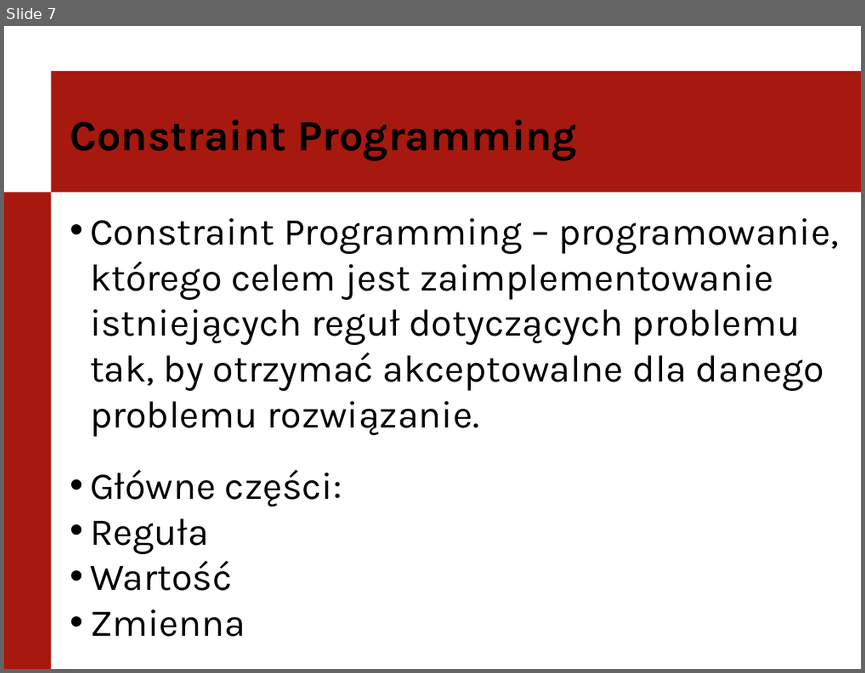
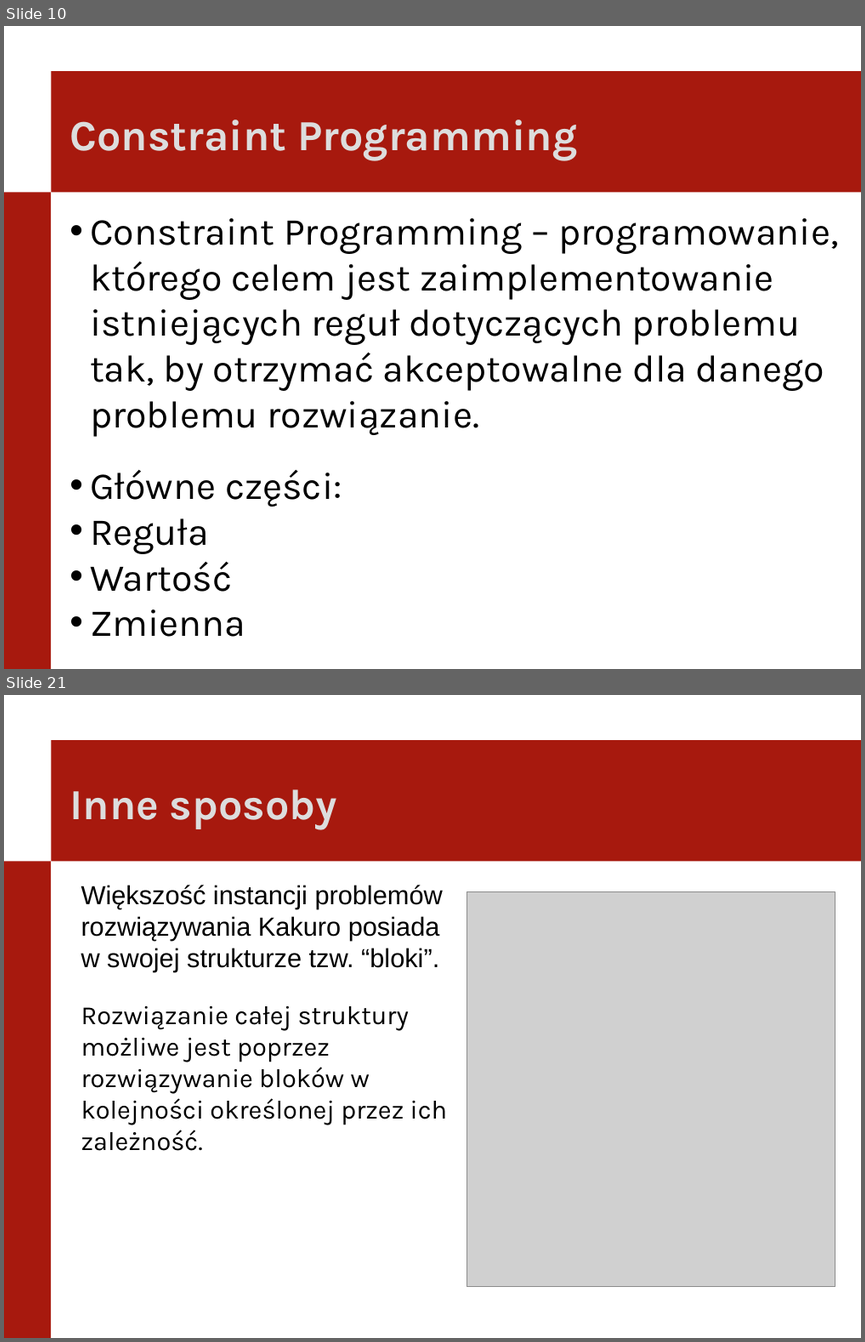
Before and after one commit to itomi/kakuro, a slide deck: Documentation/PierwszaPrezentacja.pptx. Shown one above the other, each under a label of ours: slide 7 before the commit, slides 10 and 21 after it; the slides between them are not shown. The pictures are 865x673 and 865x1342 pixels, drawn with LibreOffice and Linux fonts; fonts in the diff are those of the drawing; grey boxes stand for pictures; background and template pictures are left out. Boxes give left, top, right and bottom in pixels: in the first picture for what was removed or moved away, otherwise in the second. Text is boxed around its words. In the diff, an @@ line names an element or a change of style, - is before the commit and + after.

```diff
--- a/Documentation/PierwszaPrezentacja.pptx
+++ b/Documentation/PierwszaPrezentacja.pptx
@@ slide 21 added at box(4, 695, 861, 1338), background #FFFFFF; not listed: 2 template elements that a slide beside it also shows @@
@@ text added at box(69, 789, 337, 830), 36 pt, text #DDDDDD, bold @@
+Inne sposoby
@@ text added at box(81, 885, 448, 1151), 22 pt, text #000000 @@
+Większość instancji problemów rozwiązywania Kakuro posiada w swojej strukturze tzw. “bloki”.
+Rozwiązanie całej struktury możliwe jest poprzez rozwiązywanie bloków w kolejności określonej przez ich zależność.
@@ picture added at box(466, 892, 835, 1287) @@
@@ what was slide 7 is now slide 10 @@
@@ slide 10 changed as well @@
@@ text "Constraint Programming" at box(69, 120, 577, 161): text colour #000000 to #DDDDDD @@
```
Also in this commit, not shown: 8 other slides changed, 12 other slides added, 1 other file.
